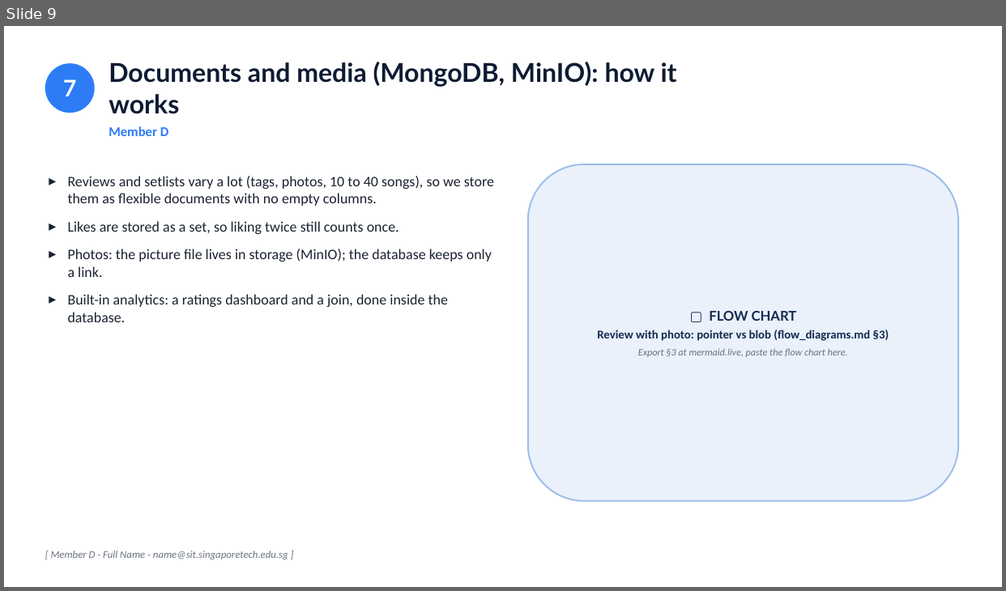
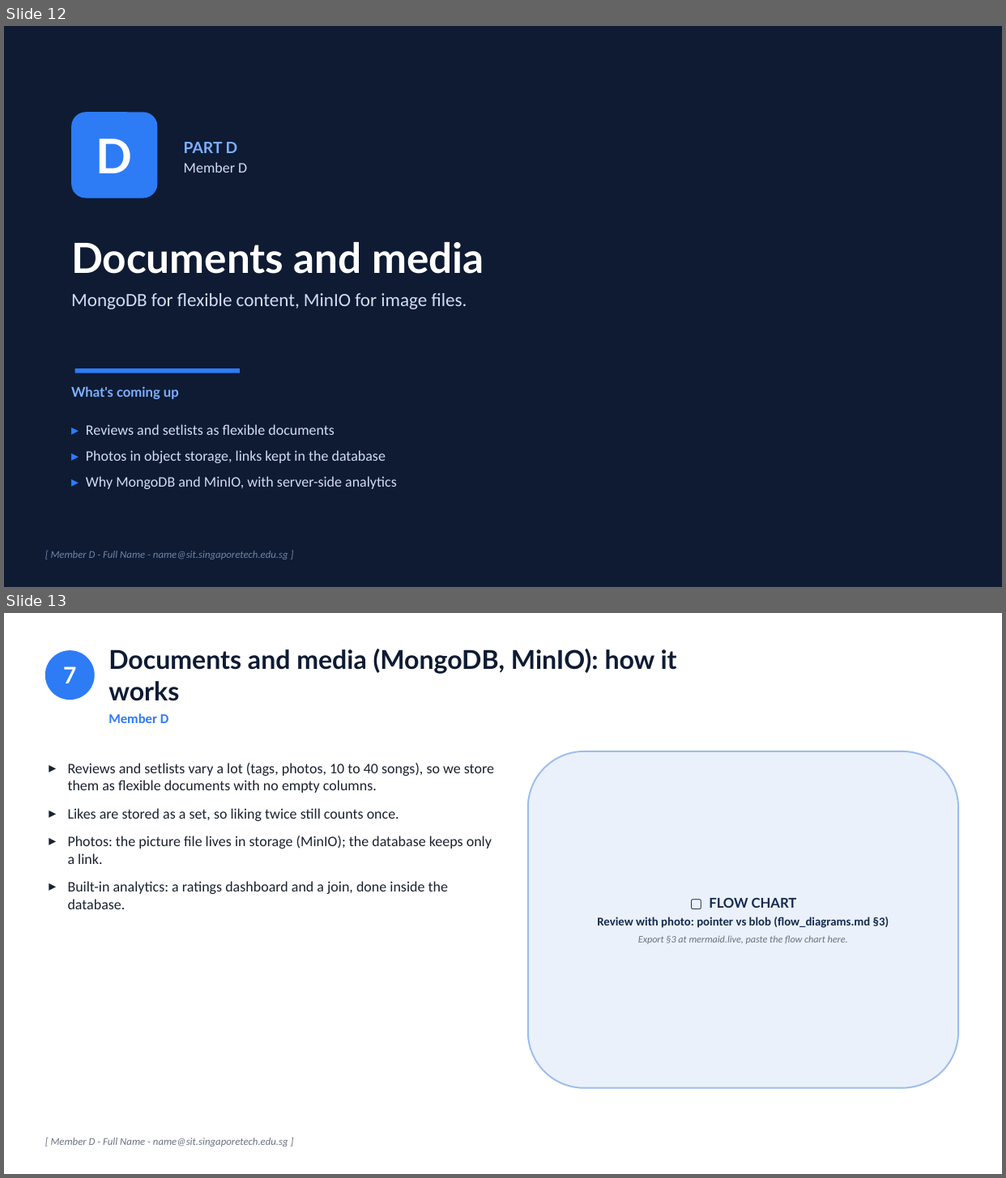
Before and after one commit to cthyuiii/GigTrack, a slide deck: GXX_Slides.pptx. Shown one above the other, each under a label of ours: slide 9 before the commit, slides 12 and 13 after it. The pictures are 1006x591 and 1006x1178 pixels, drawn with LibreOffice and Linux fonts; fonts in the diff are those of the drawing. Boxes give left, top, right and bottom in pixels: in the first picture for what was removed or moved away, otherwise in the second. Text is boxed around its words. In the diff, an @@ line names an element or a change of style, - is before the commit and + after.

```diff
--- a/GXX_Slides.pptx
+++ b/GXX_Slides.pptx
@@ slide 12 added at box(4, 26, 1002, 587), background #FFFFFF @@
@@ rectangle added at box(4, 26, 1002, 587), fill #0E1B33 @@
@@ rounded rectangle added at box(71, 112, 157, 199), fill #2D7CF6, 46 pt, text #FFFFFF, bold @@
+D
@@ text added at box(184, 142, 247, 173), 14 pt, text #CFDDF2 @@
+PART D
+Member D
@@ text added at box(71, 242, 484, 310), 18 pt, text #CFDDF2 @@
+Documents and media
+MongoDB for flexible content, MinIO for image files.
@@ text added at box(71, 386, 179, 399), 13 pt, text #7EB0FF, bold @@
+What's coming up
@@ rectangle added at box(75, 369, 240, 373), fill #2D7CF6 @@
@@ text added at box(86, 425, 397, 489), 14 pt, text #CFDDF2 @@
+▸ Reviews and setlists as flexible documents
+▸ Photos in object storage, links kept in the database
+▸ Why MongoDB and MinIO, with server-side analytics
@@ text added at box(51, 551, 288, 560), 10 pt, text #6E84A6, italic @@
+[ Member D - Full Name - name@sit.singaporetech.edu.sg ]
@@ what was slide 9 is now slide 13 @@
```
Also in this commit, not shown: 4 slides changed, 8 other slides added, 1 slide removed, 18 other files.
